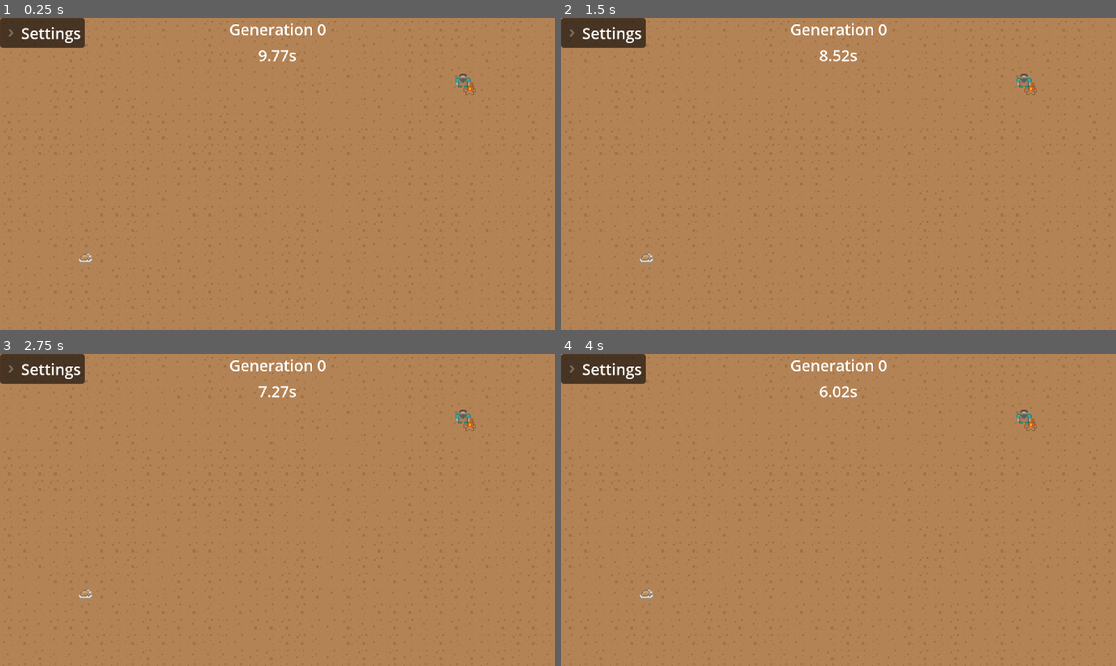
Above: before the commit, frames 1-4 (two rows, left to right).
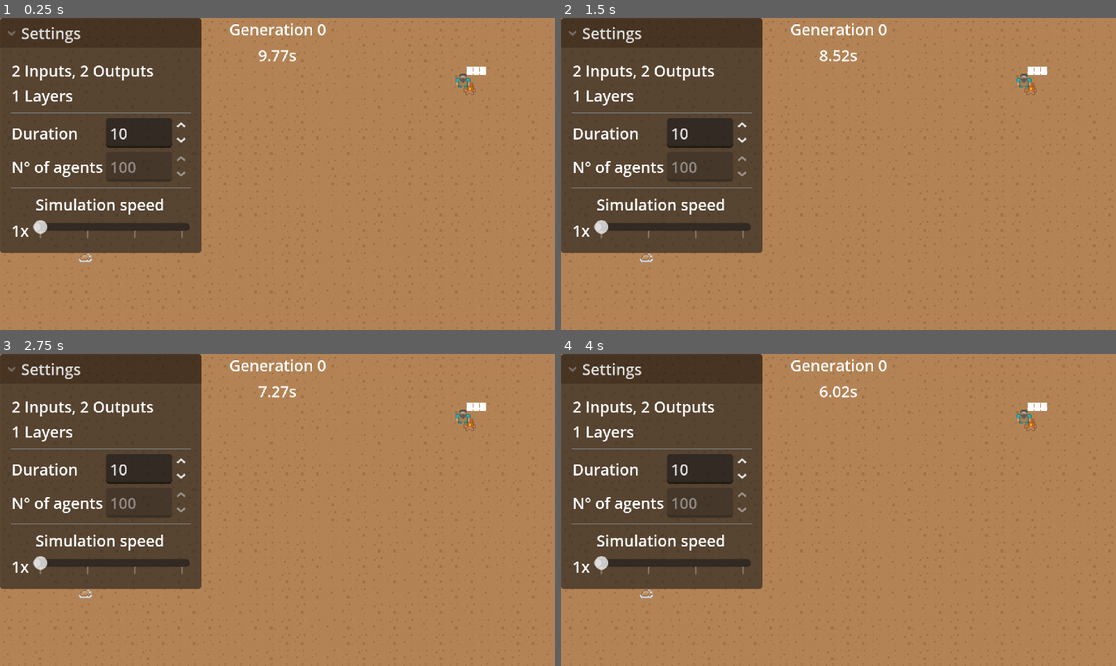
Above: after the commit, the same moments.

Repository: zerujio/gdnn
Game: Godot game, scene res://demo/main.tscn
Two runs of this game, one before a commit and one after it. Both use one fixed random seed, a clock stepped at 60 frames per second and the inputs below.
Inputs (mouse positions are in pixels of both pictures, inside the frame that each line leads up to):
- Up to frame 1 (0.25 s): no input
- Up to frame 2 (1.5 s): move the mouse to (960, 158) at 0.52 s; move the mouse to (727, 189) at 1.27 s
- Up to frame 3 (2.75 s): move the mouse to (333, 441) at 2.02 s
- Up to frame 4 (4 s): move the mouse to (810, 572) at 2.77 s; move the mouse to (1005, 556) at 3.52 s

The runs differ from the first frame. In frame 1, 26% of the frame differs, in the area x 0-88%, y 0-76%; in frame 2, 26%; in frame 3, 26%; in frame 4, 26%.
Error in both runs: Cannot call method 'shader_create_from_spirv' on a null value. (res://nn/context.gd:31)

Commit message:
Almost working demo

Diff:
--- a/demo/main.gd
+++ b/demo/main.gd
@@ -6,6 +6,7 @@
 
 var agents: Array[Agent]
 var generation := 0
+var bounds: Vector2
 
 @onready var timer: Timer = $Timer
 @onready var nn: NNMultiInstance = $NNMultiInstance
@@ -18,6 +19,9 @@
 	assert(nn and nn.params and nn.params.layout)
 
 	nn.params.randomize_params()
+
+	bounds.x = $Bounds/XMax.global_position.x - $Bounds/XMin.global_position.x
+	bounds.y = $Bounds/YMax.global_position.y - $Bounds/YMin.global_position.y
 
 	for i in range(nn.params.count):
 		spawn_agent()
@@ -38,6 +42,7 @@
 	var agent: Agent = AGENT_SCENE.instantiate()
 	agent.nn = nn
 	agent.nn_index = agents.size()
+	agent.input_scale = Vector2.ONE / bounds
 	agents.push_back(agent)
 	add_child(agent)
 	agent.process_physics_priority = process_physics_priority - 1
@@ -53,10 +58,6 @@
 	timer.start(ui.gen_time_spinbox.value)
 	ui.set_time_left(timer.time_left)
 
-	#print("\ngeneration ", generation)
-	#print("weight: ", nn.params._weight_buffer(0).get_data().to_float32_array())
-	#print("bias: ", nn.params._bias_buffer(0).get_data().to_float32_array())
-
 
 func crossover(selection_ratio: float) -> void:
 	var loss := calculate_agents_loss()
@@ -66,13 +67,11 @@
 	indices.resize(ceili(indices.size() * selection_ratio))
 	assert(not indices.is_empty())
 
-	print(indices)
-
 	var pairs: PackedInt32Array
 	pairs.resize(agents.size() * 2)
 	for i in range(0, pairs.size(), 2):
-		pairs[0] = indices.pick_random()
-		pairs[1] = indices.pick_random()
+		pairs[i] = indices.pick_random()
+		pairs[i + 1] = indices.pick_random()
 
 	nn.params = nn.params.intermediate_crossover(pairs)
 
--- a/demo/main.tscn
+++ b/demo/main.tscn
@@ -11,13 +11,13 @@
 [sub_resource type="Resource" id="Resource_tipki"]
 script = ExtResource("4_tbgi4")
 input_log2 = 1
-layer_data = PackedByteArray("AgIBAA==")
+layer_data = PackedByteArray("AQA=")
 metadata/_custom_type_script = "uid://dll6ccxaqijsg"
 
 [sub_resource type="Resource" id="Resource_85g3d"]
 script = ExtResource("4_tefeu")
 layout = SubResource("Resource_tipki")
-count = 128
+count = 256
 metadata/_custom_type_script = "uid://dysc03w2enur4"
 
 [sub_resource type="WorldBoundaryShape2D" id="WorldBoundaryShape2D_tbgi4"]
@@ -73,17 +73,17 @@
 
 [node name="Bounds" type="StaticBody2D" parent="."]
 
-[node name="CollisionShape2D" type="CollisionShape2D" parent="Bounds"]
+[node name="YMin" type="CollisionShape2D" parent="Bounds"]
 shape = SubResource("WorldBoundaryShape2D_tbgi4")
 
-[node name="CollisionShape2D2" type="CollisionShape2D" parent="Bounds"]
+[node name="YMax" type="CollisionShape2D" parent="Bounds"]
 position = Vector2(0, 324)
 shape = SubResource("WorldBoundaryShape2D_tefeu")
 
-[node name="CollisionShape2D3" type="CollisionShape2D" parent="Bounds"]
+[node name="XMin" type="CollisionShape2D" parent="Bounds"]
 shape = SubResource("WorldBoundaryShape2D_o6xl0")
 
-[node name="CollisionShape2D4" type="CollisionShape2D" parent="Bounds"]
+[node name="XMax" type="CollisionShape2D" parent="Bounds"]
 position = Vector2(576, 0)
 shape = SubResource("WorldBoundaryShape2D_tipki")
 
--- a/demo/pathfinding/agent.gd
+++ b/demo/pathfinding/agent.gd
@@ -3,6 +3,7 @@
 @export var speed := 48.0
 @export var nn: NNMultiInstance
 @export var nn_index: int
+@export var input_scale := Vector2.ONE
 
 var _nn_input: PackedFloat32Array
 
@@ -15,8 +16,10 @@
 	$RayCast2D6
 ]
 
+
 func _ready() -> void:
 	_nn_input.resize(2)
+	$Label.text = str(nn_index)
 
 
 func _physics_process(_delta: float) -> void:
@@ -31,8 +34,8 @@
 		#i += 1
 
 	var p := global_position
-	_nn_input[0] = p.x
-	_nn_input[1] = p.y
+	_nn_input[0] = p.x * input_scale.x
+	_nn_input[1] = p.y * input_scale.y
 
 	nn.set_input(nn_index, _nn_input)
 
@@ -40,7 +43,7 @@
 	if output.is_empty():
 		return
 
-	var dir := (Vector2(output[0], output[1]).normalized()) * Vector2(2.0, 2.0) - Vector2.ONE
+	var dir := (Vector2(output[0], output[1]).normalized())
 	velocity = dir * speed
 
 	move_and_slide()
--- a/demo/pathfinding/agent.tscn
+++ b/demo/pathfinding/agent.tscn
@@ -35,3 +35,16 @@
 texture = ExtResource("2_lug0u")
 region_enabled = true
 region_rect = Rect2(16, 102, 17, 16)
+
+[node name="Label" type="Label" parent="."]
+anchors_preset = 2
+anchor_top = 1.0
+anchor_bottom = 1.0
+offset_left = 4.0
+offset_top = -18.0
+offset_right = 11.0
+offset_bottom = -1.0
+grow_vertical = 0
+theme_override_font_sizes/font_size = 12
+text = "0"
+vertical_alignment = 2
--- a/demo/pathfinding/ui/settings.tscn
+++ b/demo/pathfinding/ui/settings.tscn
@@ -5,11 +5,9 @@
 [node name="Settings" type="FoldableContainer"]
 offset_right = 224.0
 offset_bottom = 32.0
-folded = true
 title = "Settings"
 
 [node name="MarginContainer" type="MarginContainer" parent="."]
-visible = false
 layout_mode = 2
 theme_override_constants/margin_left = 8
 theme_override_constants/margin_top = 8
@@ -18,6 +16,11 @@
 
 [node name="VBoxContainer" type="VBoxContainer" parent="MarginContainer"]
 layout_mode = 2
+
+[node name="Description" type="Label" parent="MarginContainer/VBoxContainer"]
+layout_mode = 2
+text = "2 Inputs, 2 Outputs
+1 Layers"
 
 [node name="HSeparator" type="HSeparator" parent="MarginContainer/VBoxContainer"]
 layout_mode = 2
--- a/demo/pathfinding/ui/ui.gd
+++ b/demo/pathfinding/ui/ui.gd
@@ -4,6 +4,7 @@
 @onready var gen_time_label: Label = $Status/Time
 @onready var gen_time_spinbox: SpinBox = $Settings/MarginContainer/VBoxContainer/Duration/SpinBox
 @onready var size_spinbox: SpinBox = $Settings/MarginContainer/VBoxContainer/Size/SpinBox
+@onready var description_label: Label = $Settings/MarginContainer/VBoxContainer/Description
 
 
 func set_gen(i: int) -> void:
@@ -12,3 +13,11 @@
 
 func set_time_left(t: float) -> void:
 	gen_time_label.text = "%.2fs" % t
+
+
+func set_nn_layout(layout: NNLayout) -> void:
+	description_label.text = "%d inputs, %d outputs.\n%d layers." % [
+		layout.get_input_size(),
+		layout.get_output_size(),
+		layout.get_layer_count(),
+	]
--- a/nn/params.gd
+++ b/nn/params.gd
@@ -95,18 +95,28 @@
 		size_log2.y = layout.get_layer_output_log2(i)
 		var size := Vector2i(2 ** size_log2.x, 2 ** size_log2.y)
 
-		# interpolate weights, then biases
-		for j in range(2):
-			var old := _buffers[2 * i + j]
-			var new := new_params._buffers[2 * i + j]
+		# interpolate weights
+		var old := _weight_buffer(i)
+		var new := new_params._weight_buffer(i)
 
-			a.resize(new.size_bytes())
-			for k in range(0, a.size(), 4):
-				# random interpolation weight in range [-d, 1 + d]
-				a.encode_float(k, randf_range(-d, 1.0 + d))
-			var a_buf := _ctx.create_array_buffer(new.size, a)
+		a.resize(new.size_bytes())
+		for k in range(0, a.size(), 4):
+			# random interpolation weight in range [-d, 1 + d]
+			a.encode_float(k, randf_range(-d, 1.0 + d))
+		var a_buf := _ctx.create_array_buffer(new.size, a)
 
-			_ctx.interpolate_indexed(old, old, a_buf, pair_buf, size_log2.x * size_log2.y, new)
+		_ctx.interpolate_indexed(old, old, a_buf, pair_buf, size_log2.x + size_log2.y, new)
+
+		# interpolate biases
+		old = _bias_buffer(i)
+		new = new_params._bias_buffer(i)
+
+		a.resize(new.size_bytes())
+		for k in range(0, a.size(), 4):
+			a.encode_float(k, randf_range(-d, 1.0 + d))
+		a_buf = _ctx.create_array_buffer(new.size, a)
+
+		_ctx.interpolate_indexed(old, old, a_buf, pair_buf, size_log2.y, new)
 
 		size_log2.x = size_log2.y
 
@@ -119,10 +129,10 @@
 		randomize_layer_params(i, range_min, range_max)
 
 
-func randomize_layer_params(layer_idx: int, range_min := -1.0, range_max := 1.0) -> void:
+func randomize_layer_params(layer_idx: int, range_min := 0.0, range_max := 1.0) -> void:
 	var r: PackedByteArray
 	for i in range(2):
-		var buf := _buffers[layer_idx + i]
+		var buf := _buffers[2 * layer_idx + i]
 		r.resize(buf.size_bytes())
 		for j in range(0, r.size(), 4):
 			r.encode_float(j, randf_range(range_min, range_max))
